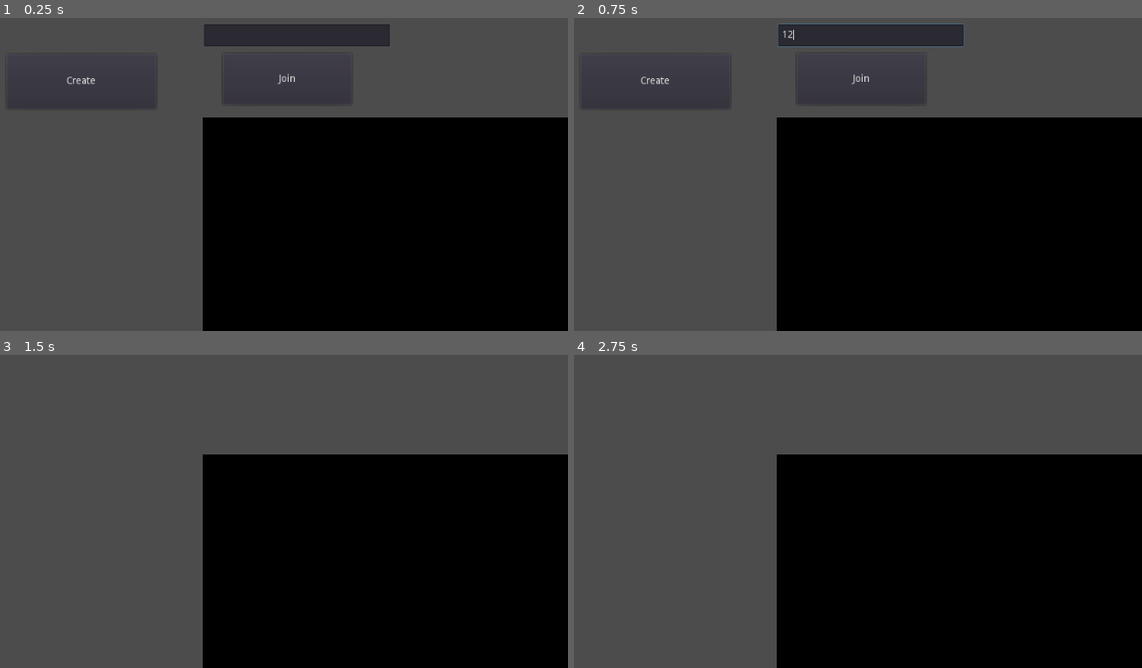
Above: before the commit, frames 1-4 (two rows, left to right).
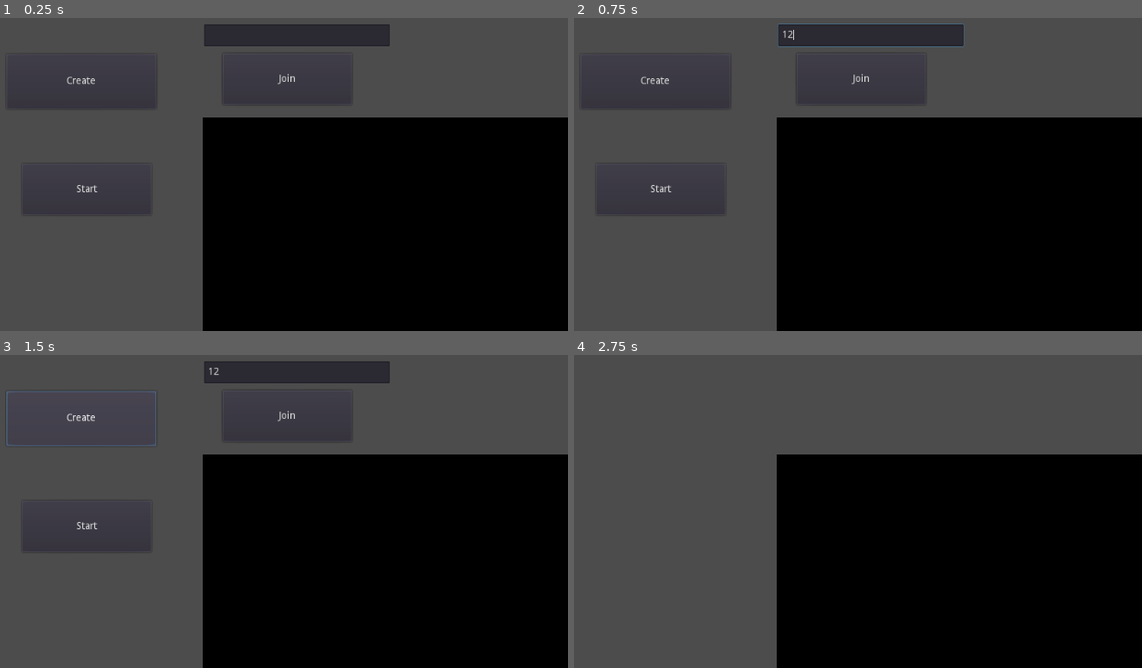
Above: after the commit, the same moments.

Repository: daniel-gmk/Project-WAS
Game: Godot game, scene res://root.tscn
Two runs of this game, one before a commit and one after it. Both use one fixed random seed, a clock stepped at 60 frames per second and the inputs below. The engine's default icon, where the game draws it, is replaced by a stand-in: a white triangle on a blue panel in a dark square.
Inputs (mouse positions are in pixels of both pictures, inside the frame that each line leads up to):
- Up to frame 1 (0.25 s): no input
- Up to frame 2 (0.75 s): click (869, 33) at 0.52 s; type "12" at 0.6 s
- Up to frame 3 (1.5 s): click "Create" at 1.25 s
- Up to frame 4 (2.75 s): click (863, 417) at 2 s, where only the run after the commit has a clickable "Join"

The runs differ from the first frame. In frame 1, 0.1% of the frame differs, in the area x 5-26%, y 53-63%; in frame 2, 0.1%; in frame 3, 2.7%, in the area x 1-69%, y 2-63%; in frame 4, nothing differs.

Commit message:
Added synchronized multiplayer start, removing RPC "can't find node" errors

Diff:
--- /dev/null
+++ b/Client.gd
@@ -0,0 +1,24 @@
+extends Node2D
+
+# This is coding mistake #2 where instead of reorganizing/recreating player and playerPhysicsBody nodes, I just made another
+# parent node, this, to make multiplayer instantiation work. Basically, this node exists, and when game start is initiated
+# by the server, it spawns the player and corresponding child node playerPhysicsBody, so that it avoids rpc errors when
+# all player characters are not loaded in yet. It converts asynchronous game start to synchronous game start, which I
+# wanted anyway. Down the road this should be replaced by player.
+
+# Variables passed to player node
+var player_id
+var control
+
+# Load player node
+var player_scene = preload("res://player.tscn")
+
+# On call, instantiate and create a player node for the client.
+func startGameCharacter():
+	var player = player_scene.instance()
+
+	player.player_id = player_id
+	player.control   = control
+
+	# Instantiate the character
+	add_child(player)
--- /dev/null
+++ b/Client.tscn
@@ -0,0 +1,6 @@
+[gd_scene load_steps=2 format=2]
+
+[ext_resource path="res://Client.gd" type="Script" id=1]
+
+[node name="Client" type="Node2D"]
+script = ExtResource( 1 )
--- a/Control.gd
+++ b/Control.gd
@@ -6,7 +6,6 @@
 func _on_CreateButton_pressed():
 	var network = get_node("/root/Network")
 	network.start_server()
-	get_parent().remove_child(self)
 
 # Button function for joining server
 func _on_JoinButton_pressed():
@@ -14,3 +13,9 @@
 	var text = get_node("LineEdit").get_text()
 	network.join_server(text)
 	get_parent().remove_child(self)
+
+# Button function for starting game from the server
+func _on_Startbutton_pressed():
+	var network = get_node("/root/Network")
+	network.start_game()
+	get_parent().remove_child(self)
--- a/Server.gd
+++ b/Server.gd
@@ -5,14 +5,14 @@
 export var weapon_projectile : PackedScene
 # Called when the node enters the scene tree for the first time.
 
-# Insert desc here
+# Has the server calculate fall damage and distribute that information to clients
 remote func calculateFallDamageServer(fallHeight, fallDamageHeight, fallDamageRate, sender):
 	var resultingDamage = (fallHeight - fallDamageHeight) * fallDamageRate
 	if resultingDamage < 0:
 		print("Error, damage is negative when they should be taking damage")
 	else:
-		get_parent().get_node(sender).get_node("playerPhysicsBody").takeDamage(resultingDamage)
-		get_parent().get_node(sender).get_node("playerPhysicsBody").rpc("takeDamageRPC", resultingDamage)
+		get_parent().get_node(sender).get_node("player").get_node("playerPhysicsBody").takeDamage(resultingDamage)
+		get_parent().get_node(sender).get_node("player").get_node("playerPhysicsBody").rpc("takeDamageRPC", resultingDamage)
 
 # Send data of a shot projectile and simulate across server to other players
 remote func summonProjectileServer(startpos, position2, speed, attack_power, attack_scale, isServer, damage, explosion_radius, damage_falloff, ignoreSelf, sender):
@@ -23,7 +23,7 @@
 
 # Send data of a shot projectile and simulate across server to other players
 remote func summonProjectileRPC(startpos, position2, speed, attack_power, attack_scale, isServer, damage, explosion_radius, damage_falloff, ignoreSelf, sender):
-	get_parent().get_node(sender).get_node("playerPhysicsBody").summonProjectile(startpos, position2, speed, attack_power, attack_scale, false, 0, 0, false, ignoreSelf)
+	get_parent().get_node(str(sender)).get_node("player").get_node("playerPhysicsBody").summonProjectile(startpos, position2, speed, attack_power, attack_scale, false, 0, 0, false, ignoreSelf)
 
 # Launches projectile/attack
 func summonProjectile(startpos, position2, speed, attack_power, attack_scale, isServer, damage, explosion_radius, damage_falloff, ignoreSelf, sender):
--- a/network.gd
+++ b/network.gd
@@ -21,7 +21,9 @@
 # Preload the scenes for placeholder player, server, and post terrain render player
 var placeholderPlayerScene = preload("res://temporaryPlayer.tscn")
 var server_scene = preload("res://Server.tscn")
-var player_scene = preload("res://player.tscn")
+var player_scene = preload("res://Client.tscn")
+
+var host
 
 # Link Godot networking functions to the local functions here
 func _ready():
@@ -29,13 +31,13 @@
 	get_tree().connect("network_peer_disconnected", self, "_player_disconnected")
 	get_tree().connect("connected_to_server", self, "_connected_ok")
 	get_tree().connect("connection_failed", self, "_connected_fail")
-	get_tree().connect("server_disconnected", self, "_server_disconnect")
+	get_tree().connect("server_disconnected", self, "_server_disconnected")
 
 # Function for server when hosting
 func start_server():
 	# Name can be customizable, but for server will not be visible anyway
 	player_name = 'Server'
-	var host    = NetworkedMultiplayerENet.new()
+	host    = NetworkedMultiplayerENet.new()
 	# Atempt to create server
 	var err = host.create_server(DEFAULT_PORT, MAX_PEERS)
 	# Joins its own server when successfully created
@@ -56,7 +58,7 @@
 func join_server(ip):
 	# Name can be changed to steam name or custom name down the road
 	player_name = 'Client'
-	var host    = NetworkedMultiplayerENet.new()
+	host    = NetworkedMultiplayerENet.new()
 	# Track the IP used to connect when clicking connect button for reconnecting after terrain loaded
 	serverIp = ip
 	# Create client connection
@@ -95,14 +97,8 @@
 	if !loadedTerrain:
 		rpc_id(1, "server_send_terrain_seed", get_tree().get_network_unique_id())
 	else:
-		# If terrain has been already loaded and this is a reconnection, delete the old client id node
-		# This is because when a client is loading the terrain, it disconnects from the server and the server removes
-		# the old client id node, but the client does not know it is disconnected so it will not delete its own old node
-		# So this will re-sync that hierarchy
-		if get_node("/root/").has_node(str(oldPlayerID)):
-			get_node("/root/").get_node(str(oldPlayerID)).queue_free()
-	# Receive handshake from server, notifying it is connected and having server allow client to proceed registration
-	rpc_id(1, "user_ready", get_tree().get_network_unique_id(), player_name, loadedTerrain)
+		# Receive handshake from server, notifying it is connected and having server allow client to proceed registration
+		rpc_id(1, "user_ready", get_tree().get_network_unique_id(), player_name, loadedTerrain)
 
 # Server receives handshake from client, sends client back instructions on registration
 remote func user_ready(id, player_name, loadedTerrain):
@@ -134,49 +130,61 @@
 	if id == 1:
 		var server = server_scene.instance()
 		server.set_name(str(id))
-		get_parent().add_child(server)
+		get_node("/root/").add_child(server)
 	else:
-		# If player and terrain is not loaded yet
-		if !loadedTerrain:
-			# Load in a placeholder player node
-			var placeholderPlayer = placeholderPlayerScene.instance()
-			placeholderPlayer.set_name(str(id))
-			get_parent().add_child(placeholderPlayer)
-			# Locally load the terrain with the seed received from the server
-			if id == get_tree().get_network_unique_id():
-				oldPlayerID = id
-				get_parent().get_node("environment").get_node("TestMap").loadTerrain(terrainSeed, serverIp)
-		else:
-			# If player and terrain is now loaded
-			# Load the normal character node
-			var player = player_scene.instance()
-			player.set_name(str(id))
+		# If player and terrain is now loaded
+		# Load the normal character node
+		var player = player_scene.instance()
+		player.set_name(str(id))
 
-			# Set variables locally for the actual client's player
-			if id == get_tree().get_network_unique_id():
-				player.set_network_master(id)
+		# Set variables locally for the actual client's player
+		if id == get_tree().get_network_unique_id():
+			player.set_network_master(id)
 
-				player.player_id = id
-				player.control   = true
+			player.player_id = id
+			player.control   = true
 
-			# Instantiate the character
-			get_parent().add_child(player)
+		# Instantiate the character
+		get_node("/root/").add_child(player)
 
 # Server sends terrain seed to client
 remote func server_send_terrain_seed(id):
 	if get_tree().is_network_server():
 		rpc_id(id, "client_receive_terrain_seed", terrainSeed)
+	host.disconnect_peer(id)
 
 # Client receives terrain seed from server
 remote func client_receive_terrain_seed(rpcSeed):
 	terrainSeed = rpcSeed
+	get_node("/root/").get_node("environment").get_node("TestMap").loadTerrain(terrainSeed, serverIp)
 
 # Called from the Map after loading is complete, since client disconnected now we reconnect
 func rejoin_server_after_terrain(ip):
 	player_name = 'Client'
-	var host    = NetworkedMultiplayerENet.new()
-	serverIp = ip
+	host    = NetworkedMultiplayerENet.new()
 	loadedTerrain = true
-
 	host.create_client(ip, DEFAULT_PORT)
 	get_tree().set_network_peer(host)
+
+# Called when the server clicks "start" game in base control node
+func start_game():
+	if get_tree().is_network_server():
+		# For all clients, instantiate their player and playerPhysicsBody nodes
+		for peer_id in players:
+			if peer_id != 1:
+				rpc_id(peer_id, "startPlayerGameCharacterRPC", peer_id)
+				startPlayerGameCharacter(peer_id)
+
+# Have the client tell other clients to instantiate their player/playerPhysicsBody nodes
+# And then instantiate their player/playerPhysicsBody node locally
+remote func startPlayerGameCharacterRPC(peer_id):
+	rpc("startPlayerGameCharacterRPC2", peer_id)
+	startPlayerGameCharacter(peer_id)
+
+# This is for other clients when a different client tells it to instantiate their player/playerPhysicsBody nodes
+remote func startPlayerGameCharacterRPC2(peer_id):
+	startPlayerGameCharacter(peer_id)
+
+# Called by all clients to have their client node instantiate the player/playerPhysicsBody node
+func startPlayerGameCharacter(peer_id):
+	get_node("/root/").get_node(str(peer_id)).startGameCharacter()
--- a/player.gd
+++ b/player.gd
@@ -6,8 +6,6 @@
 var player_id = 0
 var root      = false
 var console   = false
-# Tracks all players, only fills if server
-onready var playerPhysicsBody = $playerPhysicsBody
 
 func _ready():
 	# Don't show any GUI elements to the server
@@ -25,14 +23,3 @@
 		camera.playerOwner = $playerPhysicsBody
 		camera.make_current()
 		camera.changeToPlayerOwner()
-
-	root    = get_parent()
-	set_process(true)
-
-#func _process(delta):
-	#if control == true:
-	#	if console && console.shown:
-	#		pass
-		#else:
-			# this is where moving was
-		#	_get_input()
--- a/playerPhysicsBody.gd
+++ b/playerPhysicsBody.gd
@@ -86,11 +86,14 @@
 	# Set health
 	health = maxHealth
 
-	# Set Main player's Health Bar
-	health_bar_root.max_value = maxHealth
-	health_bar_root.min_value = minHealth
-	health_bar_root.value = health
-	health_bar_text.text = String(health)
+	if control:
+		# Set Main player's Health Bar
+		health_bar_root.max_value = maxHealth
+		health_bar_root.min_value = minHealth
+		health_bar_root.value = health
+		health_bar_text.text = String(health)
+	else:
+		health_bar_root.visible = false
 
 # Execute every tick
 func _process(delta):
@@ -180,7 +183,7 @@
 		jumping = false
 		jump_direction = Vector2.ZERO
 		# Check fall height and send data to server node to determine damage dealt
-		get_parent().get_parent().get_node("1").rpc_id(1, "calculateFallDamageServer", position.y - peakHeight, fallDamageHeight, fallDamageRate, get_parent().get_name())
+		get_node("/root/").get_node("1").rpc_id(1, "calculateFallDamageServer", position.y - peakHeight, fallDamageHeight, fallDamageRate, player_id)
 
 # Handles attacking, for now using a base projectile
 func shoot(damage, explosion_radius, damage_falloff, ignoreSelf):
@@ -191,7 +194,7 @@
 	var reticule_position = reticule.global_position
 
 	# Broadcast RPC so projectile can be shown to other players/server
-	get_parent().get_parent().get_node("1").rpc_id(1, "summonProjectileServer", reticule_position, global_position, 30, _attack_power, _attack_scale, true, damage, explosion_radius, damage_falloff, ignoreSelf, get_parent().get_name())
+	get_node("/root/").get_node("1").rpc_id(1, "summonProjectileServer", reticule_position, global_position, 30, _attack_power, _attack_scale, true, damage, explosion_radius, damage_falloff, ignoreSelf, player_id)
 	# Reset the charge
 	_attack_power = 0
 	_attack_clicked = false
@@ -226,8 +229,8 @@
 
 # Send update of position to server/players
 remote func updateRPCposition(pos, pid):
-	var root  = get_parent().get_parent()
-	var pnode = root.get_node(str(pid)).find_node("playerPhysicsBody")
+	var root  = get_node("/root/")
+	var pnode = root.get_node(str(pid)).get_node("player").get_node("playerPhysicsBody")
 
 	pnode.position = pos
 
@@ -242,7 +245,7 @@
 	new_projectile.explosion_radius = explosion_radius
 	new_projectile.damage_falloff = damage_falloff
 	new_projectile.ignoreCaster = ignoreSelf
-	new_projectile.casterID = get_parent()
+	new_projectile.casterID = get_parent().get_parent()
 	if ignoreSelf:
 		new_projectile.add_collision_exception_with(self)
 	# Apply reticule position as projectile's starting position
@@ -252,7 +255,7 @@
 	# Projectile is server so set variable
 	new_projectile.server = isServer
 	# Bring the configured projectile into the scene/world
-	get_parent().get_parent().get_node("environment").add_child(new_projectile)
+	get_node("/root/").get_node("environment").add_child(new_projectile)
 
 # Grabs direction (left, right) from the player, or if jumping, the original direction when pressed
 func _get_input_direction() -> Vector2:
--- a/root.tscn
+++ b/root.tscn
@@ -42,6 +42,16 @@
 "_edit_use_anchors_": false
 }
 
+[node name="Startbutton" type="Button" parent="Control"]
+margin_left = 249.726
+margin_top = 334.795
+margin_right = 430.726
+margin_bottom = 406.795
+text = "Start"
+__meta__ = {
+"_edit_use_anchors_": false
+}
+
 [node name="LineEdit" type="LineEdit" parent="Control"]
 margin_left = 504.874
 margin_top = 138.593
@@ -59,3 +69,4 @@
 script = ExtResource( 1 )
 [connection signal="pressed" from="Control/CreateButton" to="Control" method="_on_CreateButton_pressed"]
 [connection signal="pressed" from="Control/JoinButton" to="Control" method="_on_JoinButton_pressed"]
+[connection signal="pressed" from="Control/Startbutton" to="Control" method="_on_Startbutton_pressed"]
